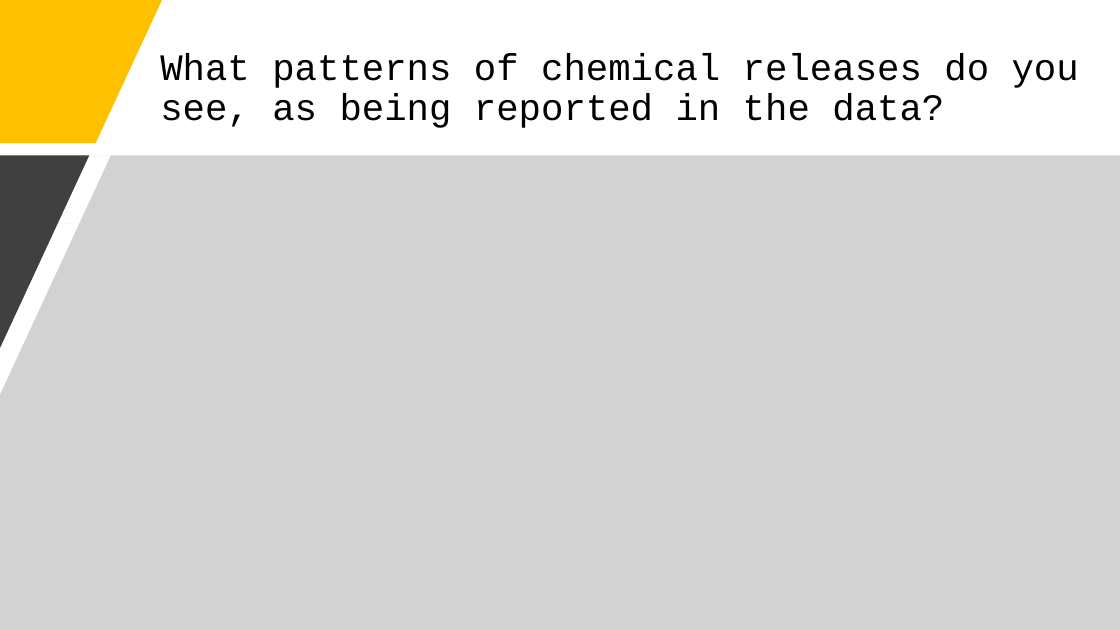
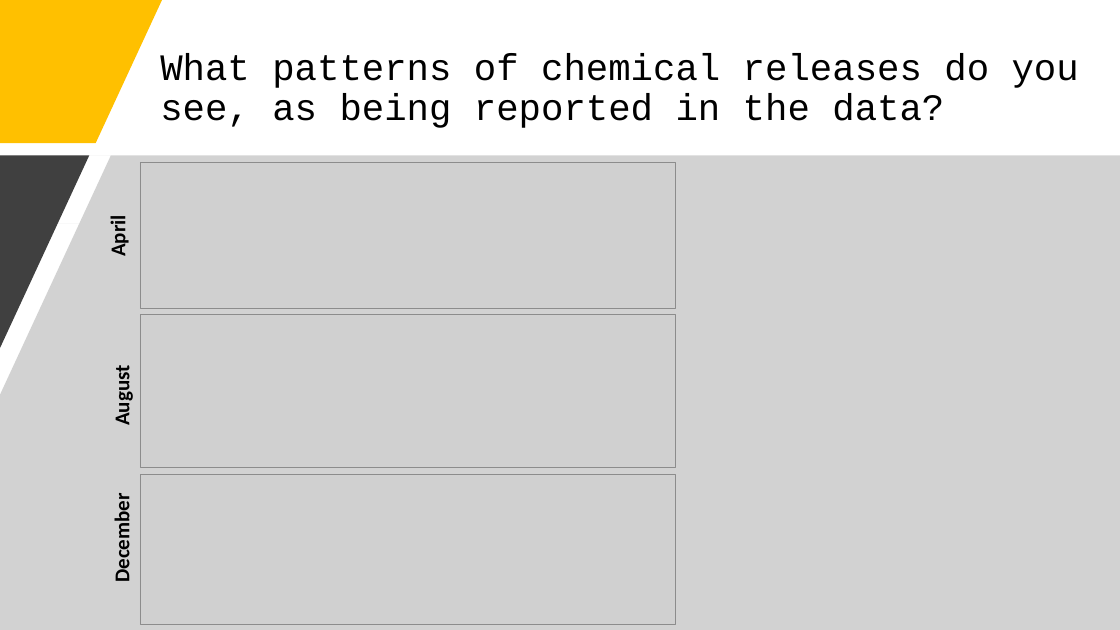
Before and after one commit to j-tice/capstone_final, a slide deck: slide 9 of Capstone Final Project Presentation.pptx. Drawn at 1120x630 pixels with LibreOffice and Linux fonts; fonts in the diff are those of the drawing; grey boxes stand for pictures. Boxes give left, top, right and bottom in pixels: in the first picture for what was removed or moved away, otherwise in the second. Text is boxed around its words. In the diff, an @@ line names an element or a change of style, - is before the commit and + after.

```diff
--- a/Capstone Final Project Presentation.pptx
+++ b/Capstone Final Project Presentation.pptx
@@ picture added at [140, 162, 676, 308] @@
@@ text added at [105, 221, 131, 256], 18 pt, text #000000, bold @@
+April
@@ picture added at [140, 314, 676, 467] @@
@@ text added at [109, 371, 135, 424], 18 pt, text #000000, bold @@
+August
@@ picture added at [140, 475, 676, 624] @@
@@ text added at [109, 502, 135, 580], 18 pt, text #000000, bold @@
+December
```
Also in this commit, not shown: 3 other slides changed, 1 slide added, 1 slide removed, 1 other file.
